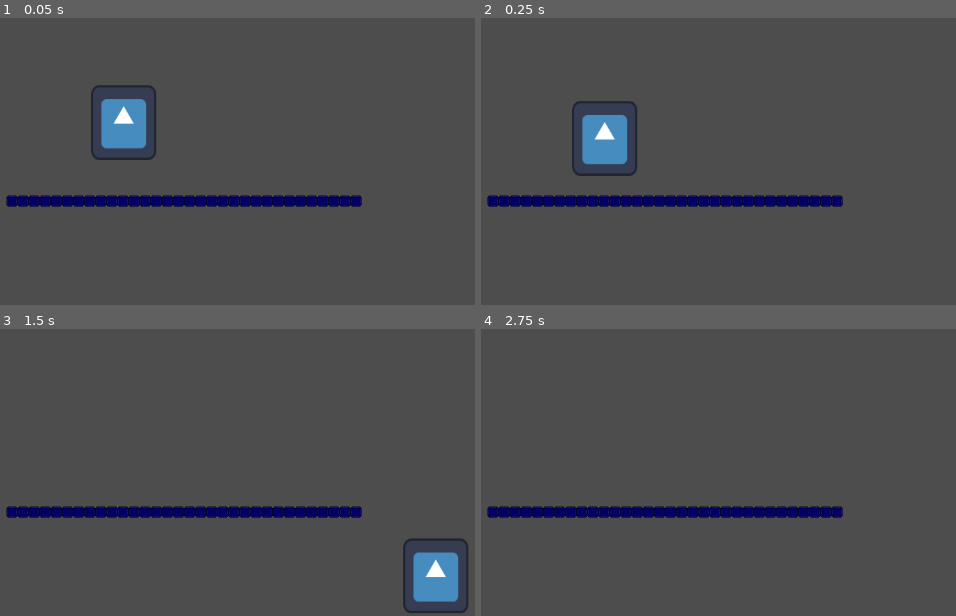
Above: before the commit, frames 1-4 (two rows, left to right).
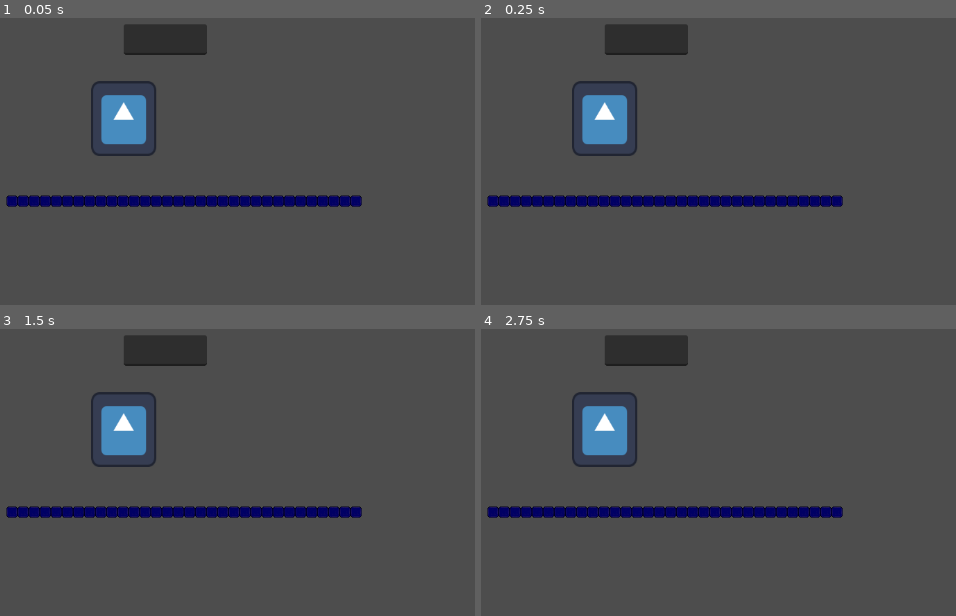
Above: after the commit, the same moments.

Repository: silastoresondergaard/matematik-laeringsspil
Game: Godot game, scene res://main_scene.tscn
The game is run twice, just before and just after one commit, with the same random seed, the same clock (stepped at 60 frames per second) and the same inputs. The engine's default icon, where the game draws it, is replaced by a stand-in: a white triangle on a blue panel in a dark square.
Inputs:
- Up to frame 1 (0.05 s): no input
- Up to frame 2 (0.25 s): no input
- Up to frame 3 (1.5 s): hold Right (ui_right) 0.53-1.28 s; hold Down (ui_down) from 1.28 s (still down)
- Up to frame 4 (2.75 s): tap Enter at 2 s; release Down (ui_down) at 2.03 s; hold Right (ui_right) from 2.03 s (still down)

The runs differ from the first frame. In frame 1, 2.7% of the frame differs, in the area x 19-44%, y 2-50%; in frame 2, 3.9%; in frame 3, 6.1%, in the area x 19-99%, y 2-99%; in frame 4, 4.0%.

Commit message:
tilføejt funktion funktion

Diff:
--- /dev/null
+++ b/game/bevægelse.gd
@@ -0,0 +1,16 @@
+extends Node2D
+
+
+var expr := Expression.new()
+var valid := false
+var last_value := 0.0
+
+func _ready():
+	$"InputField".text_submitted.connect(_on_submit)
+
+func _on_submit(text):
+	valid = false
+	var parse_err = expr.parse(text, ["x"])
+	if parse_err == OK:
+		valid = true
+	print(text)
--- a/game/main_scene.tscn
+++ b/game/main_scene.tscn
@@ -1,7 +1,8 @@
-[gd_scene load_steps=7 format=4 uid="uid://bng8a15ak1050"]
+[gd_scene load_steps=8 format=4 uid="uid://bng8a15ak1050"]
 
 [ext_resource type="Texture2D" uid="uid://cmaohqp3aykeo" path="res://tilemap/inventory-background.png" id="1_2c62f"]
 [ext_resource type="PackedScene" uid="uid://bfhai0r1a18ye" path="res://player.tscn" id="2_gyfs4"]
+[ext_resource type="Script" uid="uid://cscu1dtpdyhc7" path="res://bevægelse.gd" id="3_d5x1h"]
 
 [sub_resource type="TileSetAtlasSource" id="TileSetAtlasSource_2c62f"]
 texture = ExtResource("1_2c62f")
@@ -28,8 +29,18 @@
 tile_map_data = PackedByteArray("AAAJAB4AAgAAAAAAAAAKAB4AAgAAAAAAAAALAB4AAgAAAAAAAAAMAB4AAgAAAAAAAAANAB4AAgAAAAAAAAAOAB …(432 unchanged characters)…
 tile_set = SubResource("TileSet_gyfs4")
 
-[node name="player" parent="." instance=ExtResource("2_gyfs4")]
+[node name="player" parent="." node_paths=PackedStringArray("controller") instance=ExtResource("2_gyfs4")]
 position = Vector2(373, 379)
+controller = NodePath("../FunctionController")
 
 [node name="TileMapLayer2" type="TileMapLayer" parent="."]
 tile_set = SubResource("TileSet_8mm7a")
+
+[node name="FunctionController" type="Node2D" parent="."]
+script = ExtResource("3_d5x1h")
+
+[node name="InputField" type="LineEdit" parent="FunctionController"]
+offset_left = 373.0
+offset_top = 243.0
+offset_right = 493.0
+offset_bottom = 287.0
--- /dev/null
+++ b/game/node_2d.gd
@@ -0,0 +1 @@
+extends Node2D
--- a/game/player.gd
+++ b/game/player.gd
@@ -1,12 +1,46 @@
 extends CharacterBody2D
-var character_speed=300
+
+@export var controller: Node2D
 
 var GRAVITY: float = ProjectSettings.get_setting("physics/2d/default_gravity")
 
+var character_speed=300
+var t := 0.0
+var base_y := 0.0
+var active := false
 
-func _physics_process(delta: float) -> void:
-	var direction = Input.get_vector("ui_left","ui_right","ui_up","ui_down")
-	velocity = direction * character_speed
-	position=position+velocity*delta
-	velocity.y += GRAVITY * delta*7
-	move_and_slide()
+
+func _ready():
+	base_y = global_position.y
+
+
+
+func _physics_process(delta):
+	if controller.valid and not active:
+		t=0.0
+		active=true
+	if active:
+		t += delta
+		if t>1.0:
+			active=false
+			controller.valid=false
+		else:
+			var y = controller.expr.execute([t])
+			print(y,typeof(y))
+			if typeof(y) == TYPE_FLOAT:
+				global_position.y = base_y - y
+		velocity.x = 120.0
+		move_and_slide()
+
+
+#func _physics_process(delta: float) -> void:
+#	var direction = Input.get_vector("ui_left","ui_right","ui_up","ui_down")
+#	velocity = direction * character_speed
+#	position=position+velocity*delta
+#	velocity.y += GRAVITY * delta*7
+#	move_and_slide()
+
+
+
+func _on_collision_shape_2d_child_entered_tree(node: Node) -> void:
+	pass
--- a/game/player.tscn
+++ b/game/player.tscn
@@ -18,5 +18,6 @@
 
 [node name="CollisionShape2D" type="CollisionShape2D" parent="."]
 position = Vector2(0.5, 0)
-scale = Vector2(1, 1)
 shape = SubResource("RectangleShape2D_i3pqv")
+
+[connection signal="child_entered_tree" from="CollisionShape2D" to="." method="_on_collision_shape_2d_child_entered_tree"]
Not shown, added: game/bevægelse.gd.uid
Empty file added: game/bevægelsestring.gd
Not shown, added: game/bevægelsestring.gd.uid
Not shown, added: game/node_2d.gd.uid
